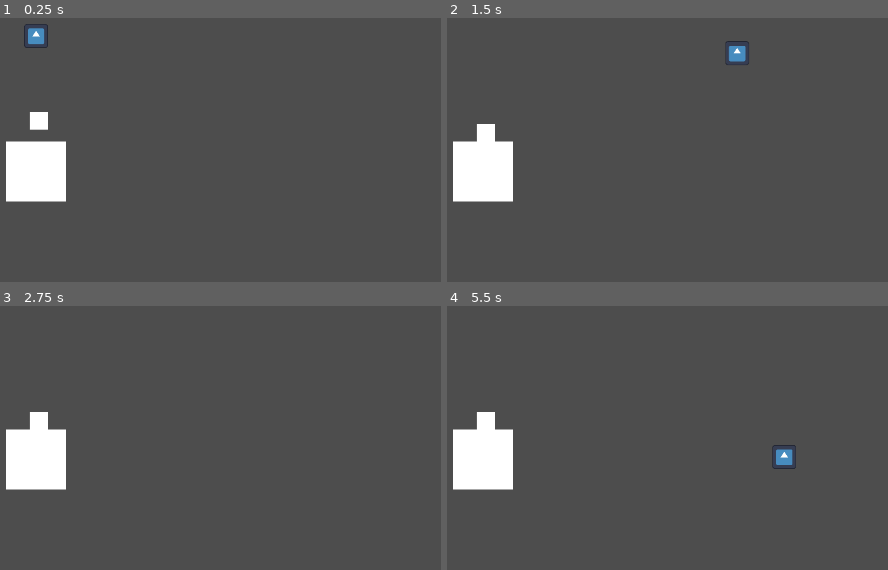
Above: before the commit, frames 1-4 (two rows, left to right).
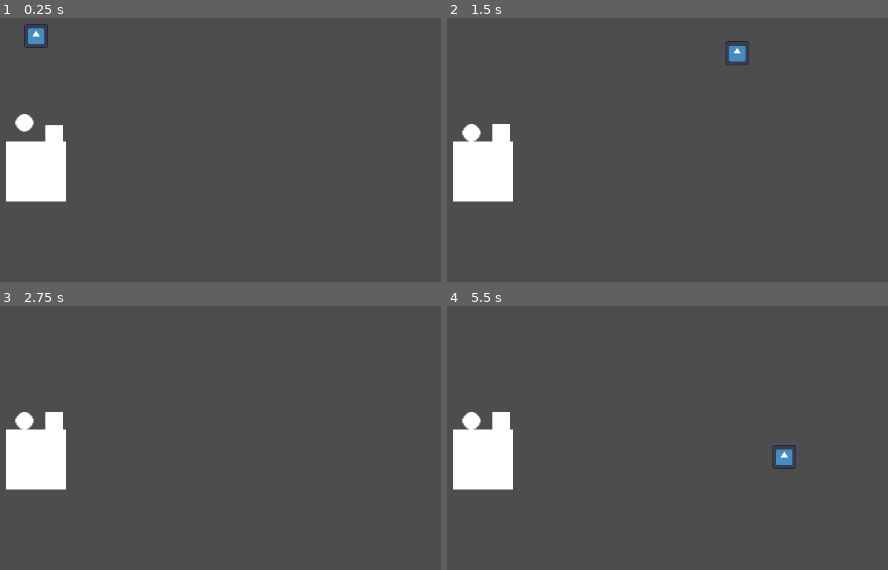
Above: after the commit, the same moments.

Repository: NotFrogga/LightIsDangerous
Game: Godot game, scene res://scenes/levels/test.tscn
Same seed, same stepped clock (60 frames per second), same inputs: the game is played once before the commit and once after it. The engine's default icon, where the game draws it, is replaced by a stand-in: a white triangle on a blue panel in a dark square.
Inputs:
- Up to frame 1 (0.25 s): no input
- Up to frame 2 (1.5 s): hold Right (ui_right) 0.53-1.28 s; hold Space (Grab) 0.53-1.28 s; hold Down (ui_down) from 1.28 s (still down); tap Space (Grab) at 1.35 s
- Up to frame 3 (2.75 s): release Down (ui_down) at 2.03 s; hold Right (ui_right) from 2.03 s (still down); hold Space (Grab) from 2.03 s (still down)
- Up to frame 4 (5.5 s): tap Enter at 2.75, 4.25 s; release Right (ui_right) at 2.78 s; release Space (Grab) at 2.78 s; hold Up (ui_up) 2.78-3.53 s; tap Space (Grab) at 2.85, 3.5, 4.35, 5 s; hold Space (Grab) 3.53-4.28 s; hold Left (ui_left) 3.53-5.03 s; hold Down (ui_down) from 5.03 s (still down); hold Space (Grab) from 5.03 s (still down)

The runs differ from the first frame. In frame 1, 0.7% of the frame differs, in the area x 3-15%, y 35-47%; in frame 2, 0.7%; in frame 3, 0.7%; in frame 4, 0.7%.

Commit message:
Round object

Diff:
--- a/scenes/levels/test.tscn
+++ b/scenes/levels/test.tscn
@@ -1,8 +1,9 @@
-[gd_scene load_steps=5 format=3 uid="uid://cpf3cl3gnhlxv"]
+[gd_scene load_steps=6 format=3 uid="uid://cpf3cl3gnhlxv"]
 
 [ext_resource type="PackedScene" uid="uid://basim08he675u" path="res://scenes/player/moth.tscn" id="1_8153q"]
 [ext_resource type="PackedScene" uid="uid://cqdetvg46ofnb" path="res://scenes/obstacles/block.tscn" id="2_52kye"]
 [ext_resource type="PackedScene" uid="uid://c2txvgm0owadh" path="res://scenes/object.tscn" id="3_yp2xm"]
+[ext_resource type="PackedScene" uid="uid://d3agm4msllpu5" path="res://scenes/round_object.tscn" id="4_uyl1e"]
 
 [sub_resource type="GDScript" id="GDScript_yp2xm"]
 script/source = "extends Camera2D
@@ -24,5 +25,8 @@
 position = Vector2(-13, 194)
 
 [node name="Object" parent="." instance=ExtResource("3_yp2xm")]
-position = Vector2(-6, 30)
+position = Vector2(35, 65)
 collision_mask = 5
+
+[node name="Object2" parent="." instance=ExtResource("4_uyl1e")]
+position = Vector2(-44, 35)
--- /dev/null
+++ b/scenes/obstacles/big_block.tscn
@@ -0,0 +1,18 @@
+[gd_scene load_steps=3 format=3 uid="uid://dfmhwvfxn03w7"]
+
+[ext_resource type="Texture2D" uid="uid://coit3ogekjxmm" path="res://assets/Sprite-0001.png" id="1_6rcly"]
+
+[sub_resource type="RectangleShape2D" id="RectangleShape2D_xfwl5"]
+size = Vector2(160, 161)
+
+[node name="big_block" type="StaticBody2D"]
+scale = Vector2(2, 2)
+collision_layer = 4
+
+[node name="Sprite2D" type="Sprite2D" parent="."]
+scale = Vector2(10, 10)
+texture = ExtResource("1_6rcly")
+
+[node name="CollisionShape2D" type="CollisionShape2D" parent="."]
+position = Vector2(0, 0.5)
+shape = SubResource("RectangleShape2D_xfwl5")
--- /dev/null
+++ b/scenes/round_object.tscn
@@ -0,0 +1,29 @@
+[gd_scene load_steps=4 format=3 uid="uid://d3agm4msllpu5"]
+
+[ext_resource type="Texture2D" uid="uid://ekuitvbvn0ub" path="res://assets/circle.png" id="1_jnkp3"]
+
+[sub_resource type="CircleShape2D" id="CircleShape2D_2tsa5"]
+radius = 24.0208
+
+[sub_resource type="RectangleShape2D" id="RectangleShape2D_1ainy"]
+size = Vector2(78, 78)
+
+[node name="Round_Object" type="RigidBody2D"]
+collision_layer = 4
+collision_mask = 5
+mass = 0.1
+
+[node name="Sprite2D" type="Sprite2D" parent="."]
+scale = Vector2(3, 3)
+texture = ExtResource("1_jnkp3")
+
+[node name="CollisionShape2D" type="CollisionShape2D" parent="."]
+shape = SubResource("CircleShape2D_2tsa5")
+debug_color = Color(0.998109, 0, 0.150301, 0.42)
+
+[node name="GrabArea" type="Area2D" parent="."]
+collision_layer = 2
+
+[node name="CollisionShape2D" type="CollisionShape2D" parent="GrabArea"]
+shape = SubResource("RectangleShape2D_1ainy")
+debug_color = Color(0.492892, 0.583552, 1.92523e-07, 0.42)
Binary file added: assets/circle.png
Not shown, added: assets/circle.png.import
